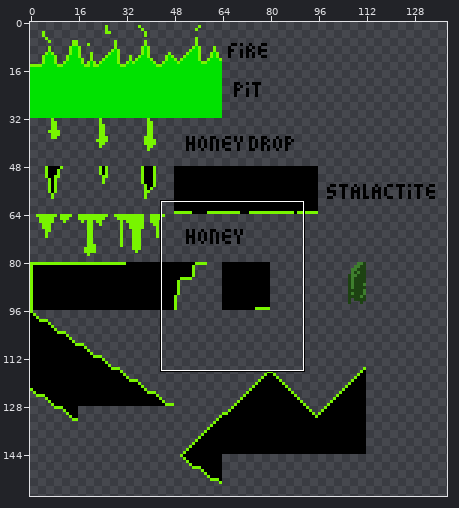
Sprite sheet: assets/sprites/tiles/tileset.png. Above, an overview of the earlier version with the close-up marked.
Close-up. As it was:
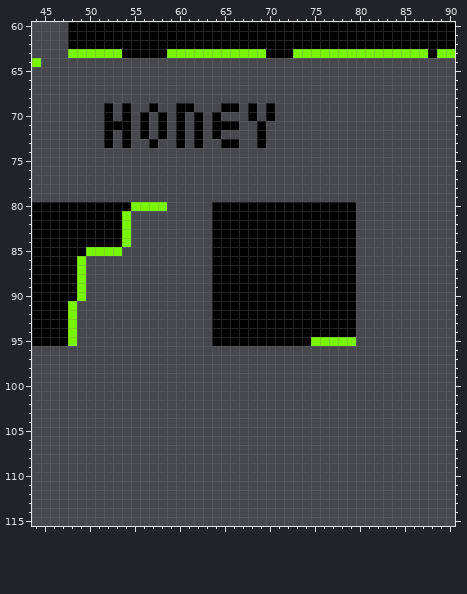
The file is 144x160 pixels. Shown: x 44..90, y 60..115. The wide view leaves out empty margins.
Once edited:
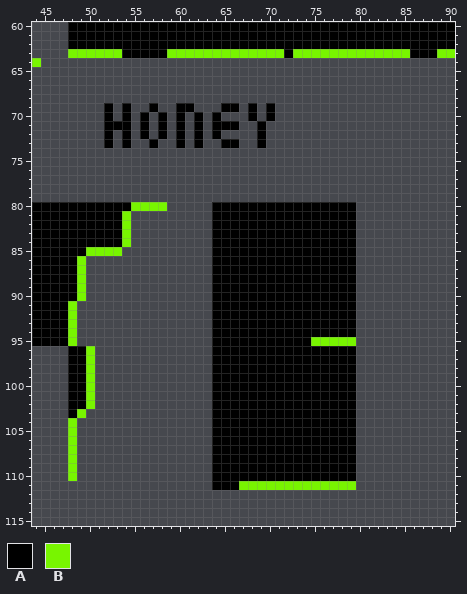
Palette (. is transparent): A #000000  B #78f500
The edit:
{"y":63,"x":70,"old":"AA","new":"BB"}
{"y":63,"x":86,"old":"BB","new":"AA"}
{"y":96,"x":48,"old":"...","new":"AAB"}
{"y":96,"x":64,"old":"................","new":"AAAAAAAAAAAAAAAA"}
{"y":97,"x":48,"old":"...","new":"AAB"}
{"y":97,"x":64,"old":"................","new":"AAAAAAAAAAAAAAAA"}
{"y":98,"x":48,"old":"...","new":"AAB"}
{"y":98,"x":64,"old":"................","new":"AAAAAAAAAAAAAAAA"}
{"y":99,"x":48,"old":"...","new":"AAB"}
{"y":99,"x":64,"old":"................","new":"AAAAAAAAAAAAAAAA"}
{"y":100,"x":48,"old":"...","new":"AAB"}
{"y":100,"x":64,"old":"................","new":"AAAAAAAAAAAAAAAA"}
{"y":101,"x":48,"old":"...","new":"AAB"}
{"y":101,"x":64,"old":"................","new":"AAAAAAAAAAAAAAAA"}
{"y":102,"x":48,"old":"...","new":"AAB"}
{"y":102,"x":64,"old":"................","new":"AAAAAAAAAAAAAAAA"}
{"y":103,"x":48,"old":"..","new":"AB"}
{"y":103,"x":64,"old":"................","new":"AAAAAAAAAAAAAAAA"}
{"y":104,"x":48,"old":".","new":"B"}
{"y":104,"x":64,"old":"................","new":"AAAAAAAAAAAAAAAA"}
{"y":105,"x":48,"old":".","new":"B"}
{"y":105,"x":64,"old":"................","new":"AAAAAAAAAAAAAAAA"}
{"y":106,"x":48,"old":".","new":"B"}
{"y":106,"x":64,"old":"................","new":"AAAAAAAAAAAAAAAA"}
{"y":107,"x":48,"old":".","new":"B"}
{"y":107,"x":64,"old":"................","new":"AAAAAAAAAAAAAAAA"}
{"y":108,"x":48,"old":".","new":"B"}
{"y":108,"x":64,"old":"................","new":"AAAAAAAAAAAAAAAA"}
{"y":109,"x":48,"old":".","new":"B"}
{"y":109,"x":64,"old":"................","new":"AAAAAAAAAAAAAAAA"}
{"y":110,"x":48,"old":".","new":"B"}
{"y":110,"x":64,"old":"................","new":"AAAAAAAAAAAAAAAA"}
{"y":111,"x":64,"old":"................","new":"AAABBBBBBBBBBBBB"}
{"label":"changed","picture_box":[266,49,284,58]}
{"label":"changed","picture_box":[410,49,428,58]}
{"label":"added","picture_box":[68,346,95,481]}
{"label":"added","picture_box":[212,346,356,490]}
